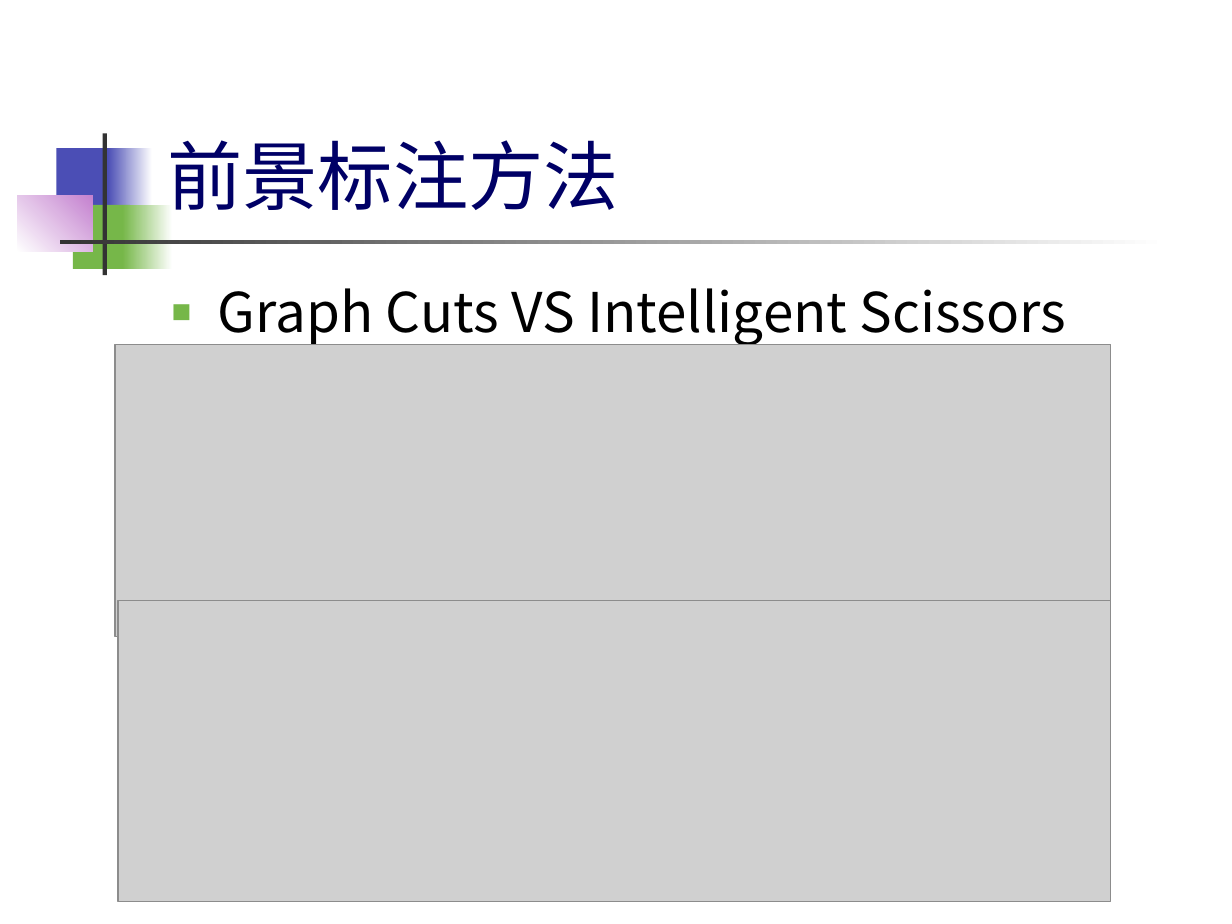
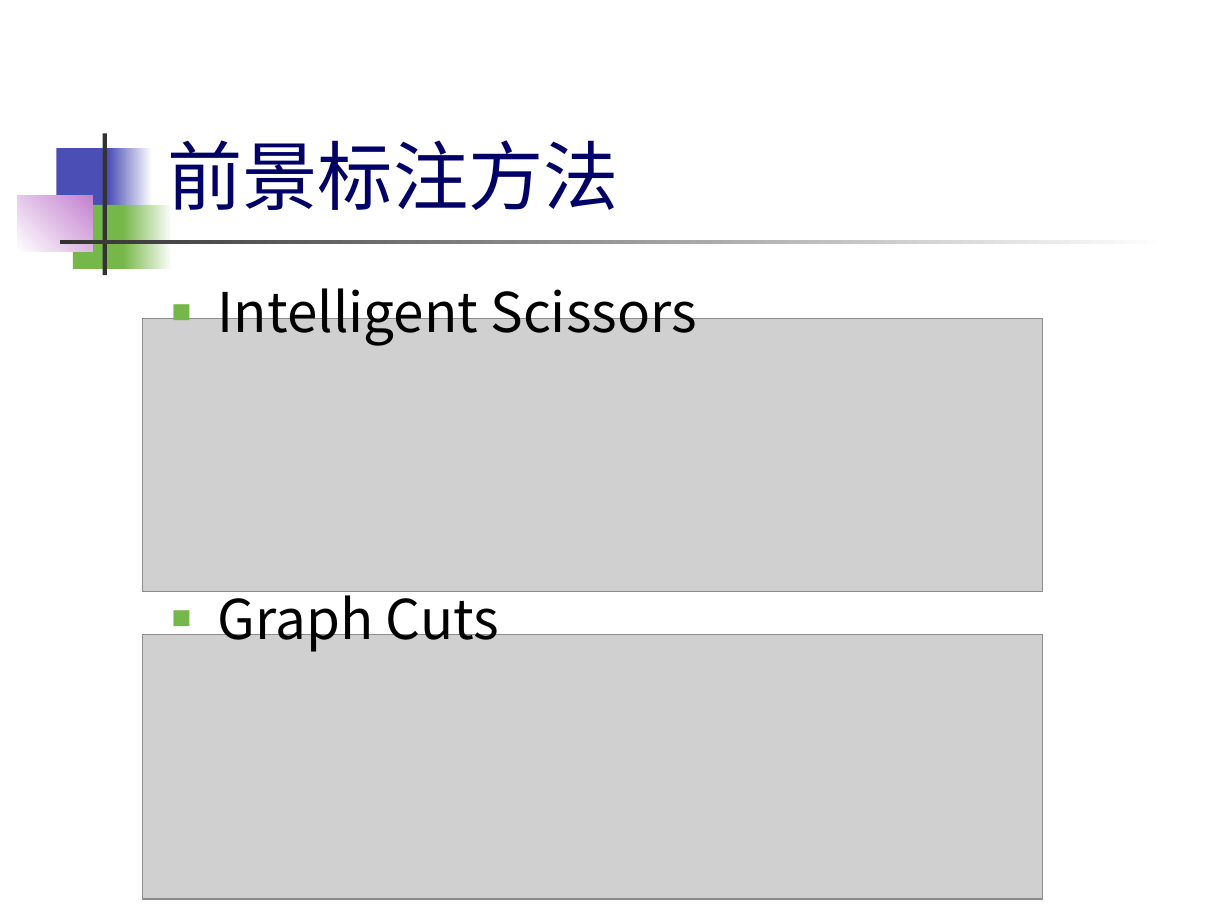
Before and after one commit to eric08/zja-graduation-design, a slide deck: slide 9 of OMG/毕设.pptx. Drawn at 1232x924 pixels with LibreOffice and Linux fonts; fonts in the diff are those of the drawing; grey boxes stand for pictures. Boxes give left, top, right and bottom in pixels: in the first picture for what was removed or moved away, otherwise in the second. Text is boxed around its words. In the diff, an @@ line names an element or a change of style, - is before the commit and + after.

```diff
--- a/OMG/毕设.pptx
+++ b/OMG/毕设.pptx
@@ text at (218, 276, 697, 652): text changed @@
-■ Graph Cuts VS Intelligent Scissors
+■ Intelligent Scissors
+■ Graph Cuts
@@ picture added at (143, 319, 1044, 591) @@
@@ picture removed at (118, 601, 1111, 902) @@
@@ picture: place and size @@
-picture at (115, 344, 1110, 637)
+picture at (143, 634, 1044, 899)
```
Also in this commit, not shown: 2 other slides changed, 2 slides added, 7 other files.
